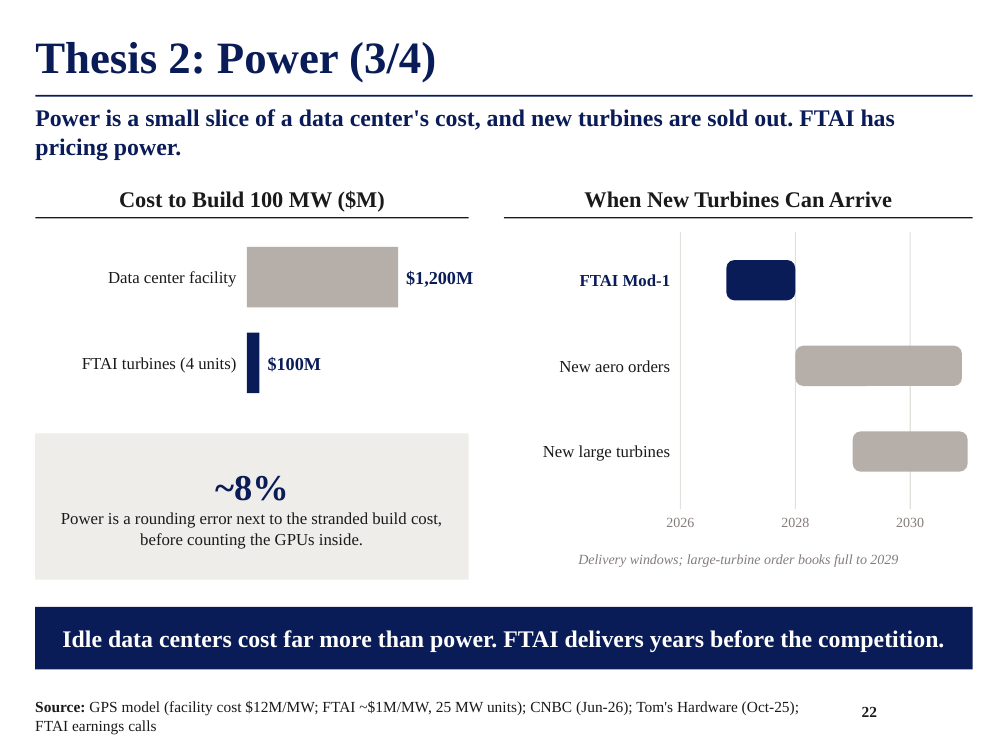
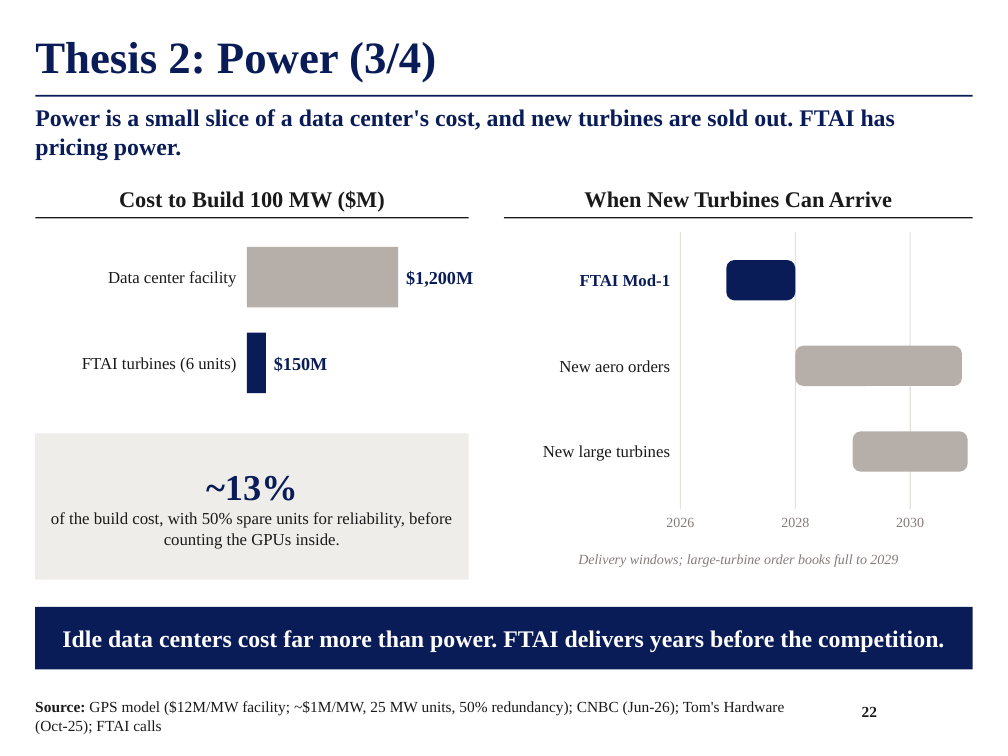
Before and after one commit to maxlsmls-dot/SPOT, a slide deck: slide 22 of deck/FTAI_Long_Pitch.pptx. Drawn at 1008x756 pixels with LibreOffice and Linux fonts; fonts in the diff are those of the drawing; background and template pictures are left out. Boxes give left, top, right and bottom in pixels: in the first picture for what was removed or moved away, otherwise in the second. Text is boxed around its words. In the diff, an @@ line names an element or a change of style, - is before the commit and + after.

```diff
--- a/deck/FTAI_Long_Pitch.pptx
+++ b/deck/FTAI_Long_Pitch.pptx
@@ text at [82,357,236,373]: text changed @@
-FTAI turbines (4 units)
+FTAI turbines (6 units)
@@ rectangle: place and size @@
-rectangle at [247,333,259,393]
+rectangle at [247,333,266,393]
@@ text at [274,357,327,372]: text changed @@
-$100M
+$150M
@@ text in rectangle at [51,475,452,549]: text changed @@
-~8%
-Power is a rounding error next to the stranded build cost, before counting the GPUs inside.
+~13%
+of the build cost, with 50% spare units for reliability, before counting the GPUs inside.
@@ text at [35,701,785,734]: text changed @@
-Source: GPS model (facility cost $12M/MW; FTAI ~$1M/MW, 25 MW units); CNBC (Jun-26); Tom's Hardware (Oct-25); FTAI earnings calls
+Source: GPS model ($12M/MW facility; ~$1M/MW, 25 MW units, 50% redundancy); CNBC (Jun-26); Tom's Hardware (Oct-25); FTAI calls
```
Also in this commit, not shown: 1 other file.
